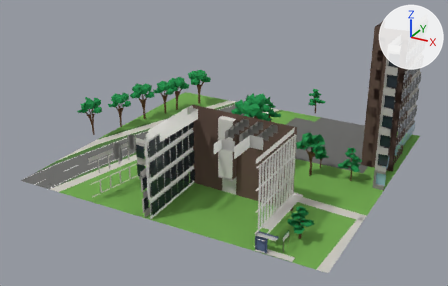
The FBX model unity/KatsushikaCampusDays/Assets/Models/Interiors/greenhouse.fbx, before and after one commit.
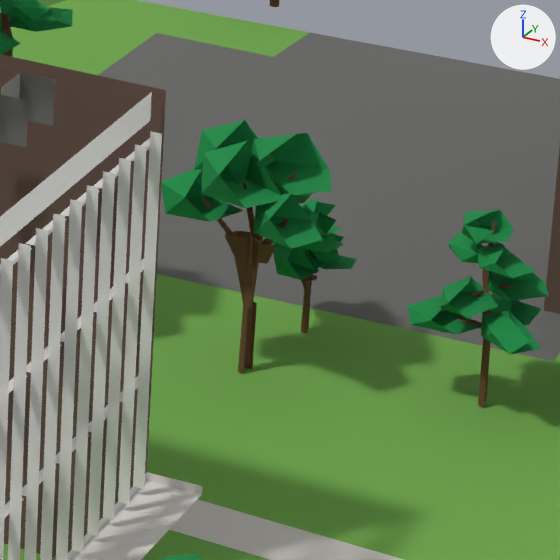
There are two pictures of each version: one whole from a 50 mm lens placed at (61.9, -112.2, 62.0), pointed at (-1.6, 3.4, 4.2), one close up on the part from 60% to 81% of the width and 39% to 72% of the height. Lighting does not change. The marker at upper right points along +X, +Y and +Z. The last two pictures show the newer version. Where no turn or scale is listed for an object, it has been applied to the vertices.

Names of what the first close-up shows: 'ext_greenhouse', 'ext_greenhouse_trees'.
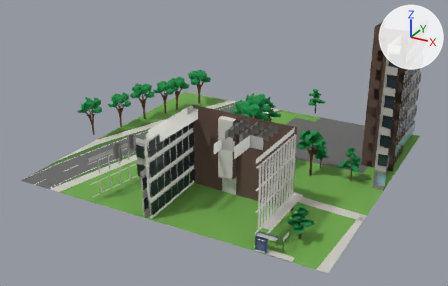
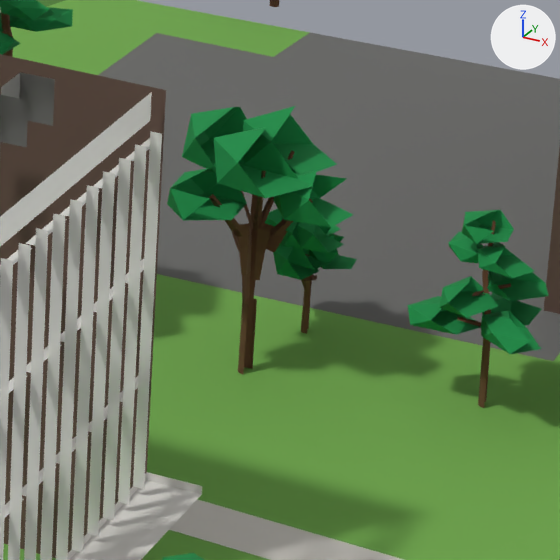
What differs and where, as boxes [x1, y1, x2, y2] in the close-ups (560 x 560 px; the box of a moved part takes in the faces that stretch with it):
part 1 of me_ext_greenhouse_trees, moved or reshaped
    before: [251, 207, 255, 220]
    after: [250, 194, 258, 223]
part 2 of me_ext_greenhouse_trees, moved or reshaped
    before: [243, 183, 258, 239]
    after: [253, 171, 265, 232]
part 3 of me_ext_greenhouse_trees, added
    after: [271, 198, 313, 237]
part 4 of me_ext_greenhouse_trees, added
    after: [257, 150, 294, 229]
part 5 of me_ext_greenhouse_trees, rebuilt
    before: [161, 170, 243, 222]
    after: [167, 168, 247, 221]
part 6 of me_ext_greenhouse_trees, rebuilt
    before: [194, 120, 286, 184]
    after: [182, 107, 261, 173]
part 7 of me_ext_greenhouse_trees, rebuilt (6% wider)
    before: [201, 141, 293, 208]
    after: [214, 127, 312, 198]
part 8 of me_ext_greenhouse_trees, deleted
    before: [260, 218, 290, 249]
part 9 of me_ext_greenhouse_trees, deleted
    before: [202, 197, 235, 236]
part 10 of me_ext_greenhouse_trees, moved or reshaped
    before: [225, 133, 332, 374]
    after: [209, 106, 353, 374]

The edits, one by one:
me_ext_greenhouse_trees is used by ob_ext_greenhouse_trees; location (0.0, 0.0, 0.0).
me_ext_greenhouse_trees had 2142 vertices, 1479 faces and spanned x -41.1..30.2, y -22.9..44.5, z 0.0..11.2.
me_ext_greenhouse_trees now has 2145 vertices, 1479 faces and spans x -41.1..30.2, y -22.9..44.5, z 0.0..11.2.
me_ext_greenhouse_trees part 1: the loose piece of 6 vertices spanning x 18.2..19.3, y 5.3..6.1, z 5.5..8.3 is multiplied about its middle by the matrix ((0.211, -0.742, 0.031), (0.45, 0.153, 0.608), (-0.591, -0.148, 0.474)), then moved by (-0.1, 1.3, -0.3).
me_ext_greenhouse_trees part 2: the loose piece of 6 vertices spanning x 19.1..19.4, y 4.0..5.4, z 5.5..8.3 is multiplied about its middle by the matrix ((0.889, -0.499, -0.033), (0.5, 0.887, 0.056), (0.001, -0.065, 1.018)), then moved by (0.2, 0.4, 0.3).
me_ext_greenhouse_trees part 3: the loose piece of 6 vertices spanning x 18.2..19.3, y 5.3..6.1, z 5.5..8.3 is copied, and the copy is multiplied about its middle by the matrix ((0.409, 0.019, 0.636), (0.17, 0.725, -0.132), (-0.613, 0.215, 0.388)), then moved by (1.8, -0.2, -0.3); it spans x 19.7..21.3, y 5.4..5.7, z 5.6..7.6.
me_ext_greenhouse_trees part 4: the loose piece of 6 vertices spanning x 18.2..19.3, y 5.3..6.1, z 5.5..8.3 is copied, and the copy is multiplied about its middle by the matrix ((0.741, -0.461, 0.619), (0.338, 0.966, 0.314), (-0.694, -0.022, 0.814)), then moved by (0.9, 0.6, 0.3); it spans x 19.1..20.0, y 5.6..7.0, z 5.7..8.7.
me_ext_greenhouse_trees part 5: the loose piece of 10 vertices spanning x 15.9..18.8, y 3.1..5.8, z 6.8..8.3 is rebuilt with 10 vertices and now spans x 16.4..19.0, y 2.5..5.4, z 7.0..8.6.
me_ext_greenhouse_trees part 6: the loose piece of 9 vertices spanning x 16.7..20.0, y 4.5..7.7, z 8.0..9.9 is rebuilt with 9 vertices and now spans x 16.1..19.7, y 4.1..7.7, z 8.4..10.3.
me_ext_greenhouse_trees part 7: the loose piece of 9 vertices spanning x 17.6..21.0, y 2.3..5.9, z 8.0..10.0 is rebuilt with 9 vertices and now spans x 17.7..21.5, y 2.9..6.4, z 8.4..10.4.
me_ext_greenhouse_trees part 8: the loose piece of 6 vertices spanning x 19.6..20.9, y 4.1..5.2, z 5.4..7.2 is deleted.
me_ext_greenhouse_trees part 9: the loose piece of 4 vertices spanning x 17.4..18.5, y 4.5..5.3, z 5.4..7.2 is deleted.
Part 10, on me_ext_greenhouse_trees:
45 vertices are removed from x 18.2..22.3, y 2.7..8.9, z 2.8..9.9.
34 faces are deleted.
5 vertices in x 18.9..19.3, y 5.3..5.8, z 2.8 move by (0.0, 0.0, 0.1).
19 vertices move from x 18.2..19.2, y 4.8..6.5, z 2.8..5.7 to x 18.4..19.1, y 4.7..6.8, z 2.9..6.0.
52 vertices are added at x 16.8..22.7, y 4.0..9.4, z 2.9..10.5.
10 new faces join them, mat_trunk (brown #6b4a2f).
25 new faces join them, mat_leaf (green #0d8c45).
Other edits to the shape of me_ext_greenhouse_trees do not show in these pictures.
